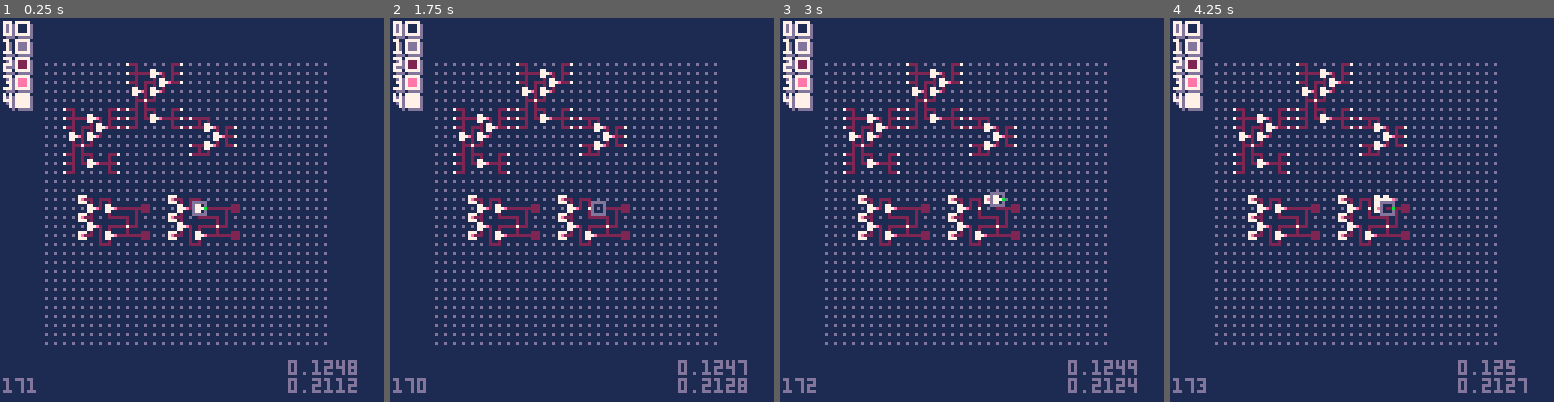
Above: before the commit, frames 1-4 (left to right).
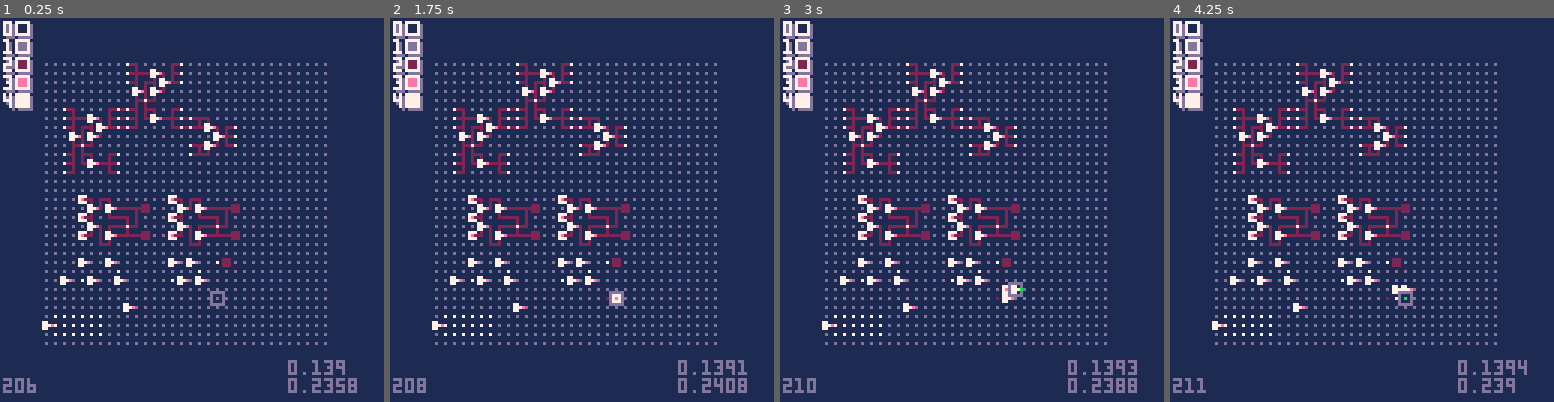
Above: after the commit, the same moments.

Repository: SestrenExsis/NANDGate
Game: PICO-8 cartridge nandgate.p8
Same seed, same stepped clock (60 frames per second), same inputs: the game is played once before the commit and once after it.
Inputs:
- Up to frame 1 (0.25 s): no input
- Up to frame 2 (1.75 s): tap X (X key) at 0.33, 1.07 s; tap O (Z key) at 0.7, 1.7 s; hold Right from 1.6 s (still down)
- Up to frame 3 (3 s): tap X (X key) at 1.85, 2.97 s; release Right at 2.1 s; tap O (Z key) at 2.1, 2.5, 2.9 s; hold Up 2.15-2.42 s; hold Right from 2.47 s (still down)
- Up to frame 4 (4.25 s): release Right at 3.03 s; hold Left 3.08-3.58 s; tap O (Z key) at 3.3, 3.7, 4.1 s; hold Down 3.63-3.97 s; hold Right from 4.02 s (still down); tap X (X key) at 4.08 s

The runs differ from the first frame. In frame 1, 1.2% of the frame differs, in the area x 0-93%, y 47-98%; in frame 2, 1.3%; in frame 3, 1.4%; in frame 4, 1.5%, in the area x 0-93%, y 46-98%.

Commit message:
Test out other Flip Flops

Diff:
--- a/nandgate.p8
+++ b/nandgate.p8
@@ -404,9 +404,9 @@
 			add(cmds,c)
 		end
 	end
-	--_g:run(cmds)
+	_g:run(cmds)
 	-- add starting devices
-	---[[
+	--[[
 	_g:setx(3)
 	_g:sety(6)
 	_g:run(_cmds.half_adder)
@@ -751,20 +751,20 @@
 84625366368663684625366684625462366625366663686654664366546646266546646266743721354666868683684666668478154667715466111207546636
 66253666253663665466436866546646266546646268711546666712546636653666846268711546666681052103526662536668666253666666665574162626
 45464646247225266687216253711526668666262666853666636666554686864646810f21035266625366686662536666666655741626264546464624722526
-66872162537115266686662626668536666366665546868646468741741741721721721721721741741741741741741721741741741741741741741527617617
-61525374174174176176176174174176176154741761557415076150741741761525354555074150741535455507617217817415253545550761525354761761
-76176174174174176176150525354555076152535472172152535474152537615550525378178155505253761761525372172176152535474172152537617617
-61525354781781781525354741741741741741741721741741761525354781721721721761781741761761761721761761781781741781761761761741721721
-74174172176176176174174174178178178174174176176174174174172174176176178172172178174178176174174172174174172172152535476178178176
-17617617617617617617617417417417417217417417417417417217417217217417215253761525354761525354761525354761525354761525354761525354
-76152535476152535476152535478152535474152535474152535474152535474152535474152535474152535474152535474152535472172152535476152535
-47615253547615253547615253547615253547615253547615253547615253547417417417417417417417417817617617617617617617617617617217417417
-41741741741741741741741781761761761761761761761761761761781741741741741741741741741741741721761781741781781761761761761741741781
-74178174178152535455507617617617617617617617617617617617615253547217217215253547817817817617617617615253545550525376176152535472
-17217215253547617815274172155505253781761535474172178174174152537415253741781525354741741781761761761761761761761761741741555052
-53761761761525354721721721525354741741741761761761741741781781741781761761761741741741741741741741721721721761781741761741741741
-72176178178176176176178172172178172176172176176176176178178178174172172174174172174174174172172174178178178174172172176176178178
-15455507215074150781507217217417817217217417417417417417417817417417417417417417417617617617617617617617617617617617615253741741
+66872162537115266686662626668536666366665546868646468721721721741741741721741741741741741741741721721721741741741741741741721721
+72172172174172152537217617815253547615253547615253547615253547615253547615253547815253547415253547415253547415253547415253547415
+25354721721525354761525354761525354761525354761525354761525354781741741741741741741761761761761761761761781741741741741741741741
+72176176176176176176176172174174174174174174174178176176176178178178178174174174172172176176176176176176176172178176176152537417
+21761781741761761761741741741741741741741781741781781781741741741781525354555076152537617415455505276172172152537817817417617217
+21781741721761761761781781525372178174174176176174172172174176172172172176176176176174174174174178178178150781721505253547417617
+81761781721741721555078150761507417217215072150721507617817215076174178178178178178172172174176150525354741761721721781781781721
+72172176178178178178174172172176176174172174176178150525372174178172176178176176176174174178178176152537217217615253781781721781
+72172176178174150525354721761781741741781741741761761721721741741761761761721721781781781781761761721721741761761761761761781781
+52537217217615253761781781525372172176152537417617815253547817417617217217617817417417817417617217217417417417417417817817417617
+61761761741741721721721721721741761761761781781781781721721741741741741781761761761761761741741761505253547617417217217217817817
+81781781721721721761781761761761781781741761761761741505253547615052535455741761741721741721761741761781781781741741741741741741
+74174174174174174174174174174174172174153545550741761761761781741761505074174172172172172172176176176176176176176176176176176176
+17617617617617617610000000000000000000000000000000017417417817417417417417417417417617617617617617617617617617617617615253741741
 74174174174174174174176176176176176176176176176178174176178178178174176174174174174174174176176176176176176172172176176178172172
 17417617617617817417417817815072155507417617417617417617617417817617417217217217417815072150781781507615072172172174176178150525
 35472178178178176172172174174174176176176174172172172174174174178178174176176174172176178174174174174174174174174174174174174176
